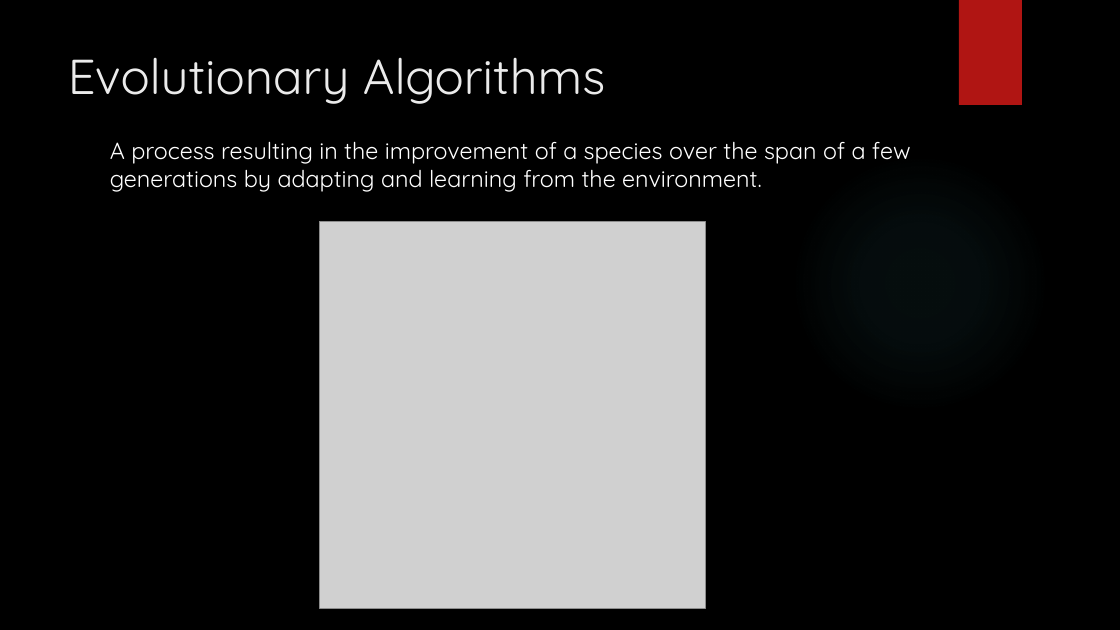
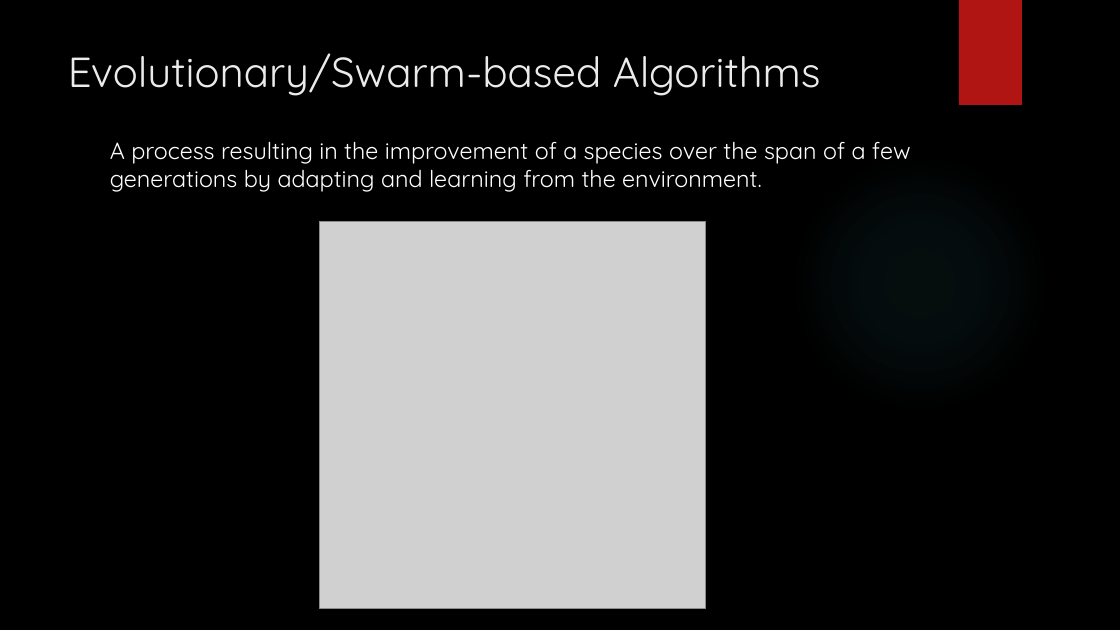
Before and after one commit to mohsin-ashraf/Neuroevolution-of-CNN, a slide deck: slide 5 of documentation/university-requisite/proposal-presentation/Nature Inspired CNNs Optimization.pptx. Drawn at 1120x630 pixels with LibreOffice and Linux fonts; fonts in the diff are those of the drawing; grey boxes stand for pictures; background and template pictures are left out. Boxes give left, top, right and bottom in pixels: in the first picture for what was removed or moved away, otherwise in the second. Text is boxed around its words. In the diff, an @@ line names an element or a change of style, - is before the commit and + after.

```diff
--- a/documentation/university-requisite/proposal-presentation/Nature Inspired CNNs Optimization.pptx
+++ b/documentation/university-requisite/proposal-presentation/Nature Inspired CNNs Optimization.pptx
@@ title at <box>68,53,821,96</box>: text changed; size 42 to 36 pt @@
-Evolutionary Algorithms
+Evolutionary/Swarm-based Algorithms
```
Also in this commit, not shown: 5 other slides changed, 1 other file.
